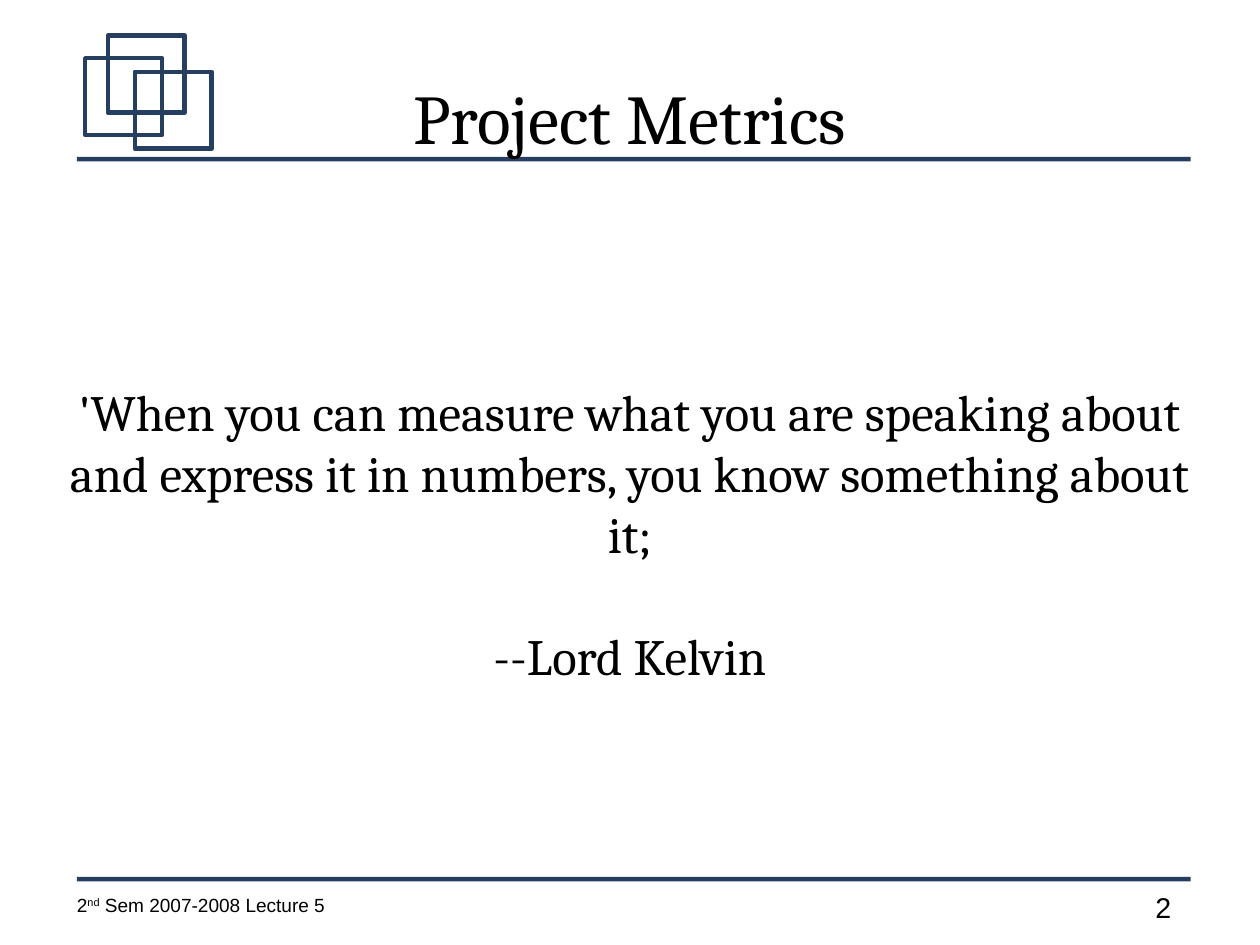
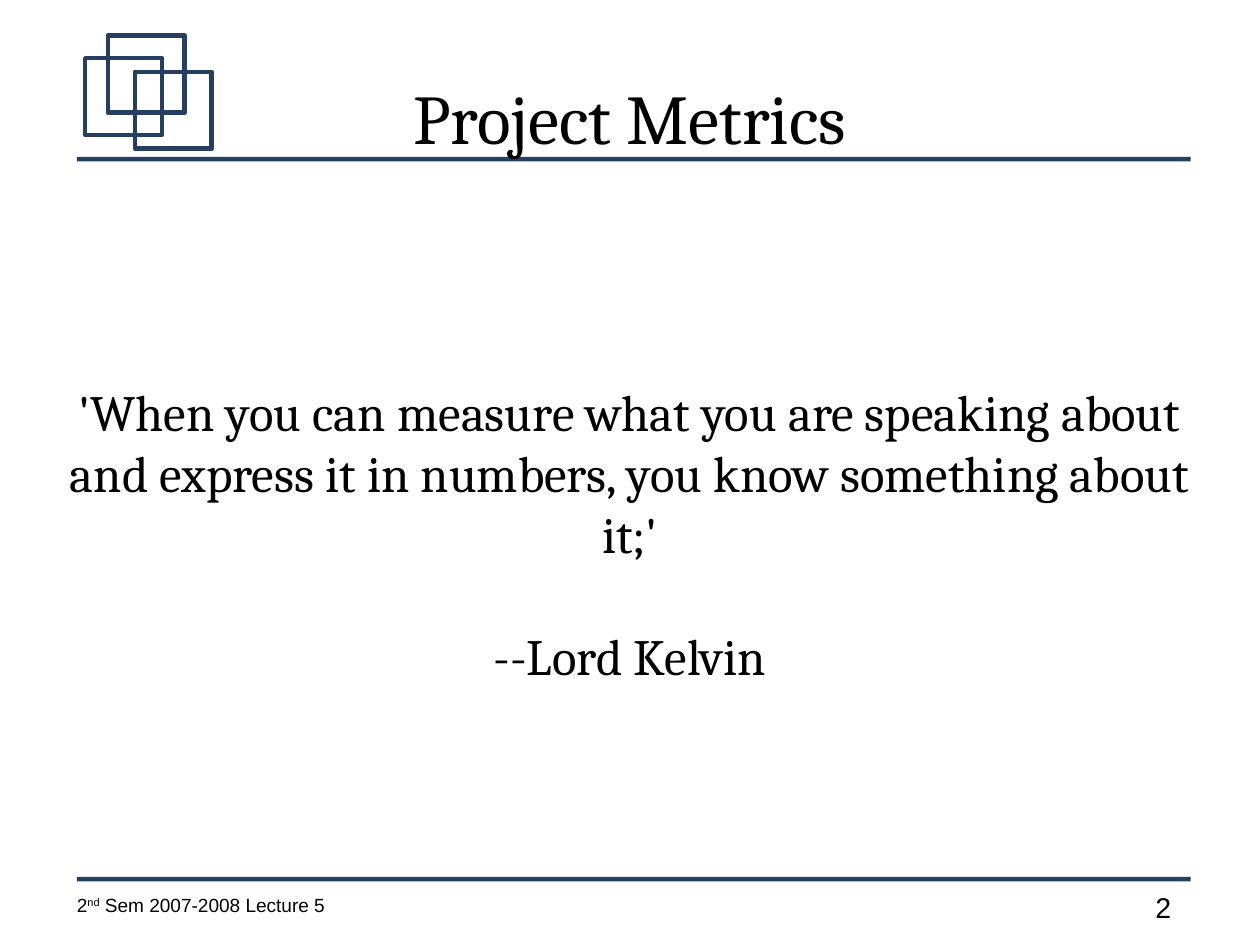
Before and after one commit to jachermocilla/jach-homepage, a slide deck: slide 2 of CMSC128-2nd-Sem-2007-L5.odp. Drawn at 1260x945 pixels with LibreOffice and Linux fonts; fonts in the diff are those of the drawing. Boxes give left, top, right and bottom in pixels: in the first picture for what was removed or moved away, otherwise in the second. Text is boxed around its words. In the diff, an @@ line names an element or a change of style, - is before the commit and + after.

```diff
--- a/CMSC128-2nd-Sem-2007-L5.odp
+++ b/CMSC128-2nd-Sem-2007-L5.odp
@@ subtitle at box(70, 395, 1189, 560): text changed @@
-'When you can measure what you are speaking about and express it in numbers, you know something about it;
+'When you can measure what you are speaking about and express it in numbers, you know something about it;'
```
Also in this commit, not shown: 1 other slide changed, 2 slides added.
